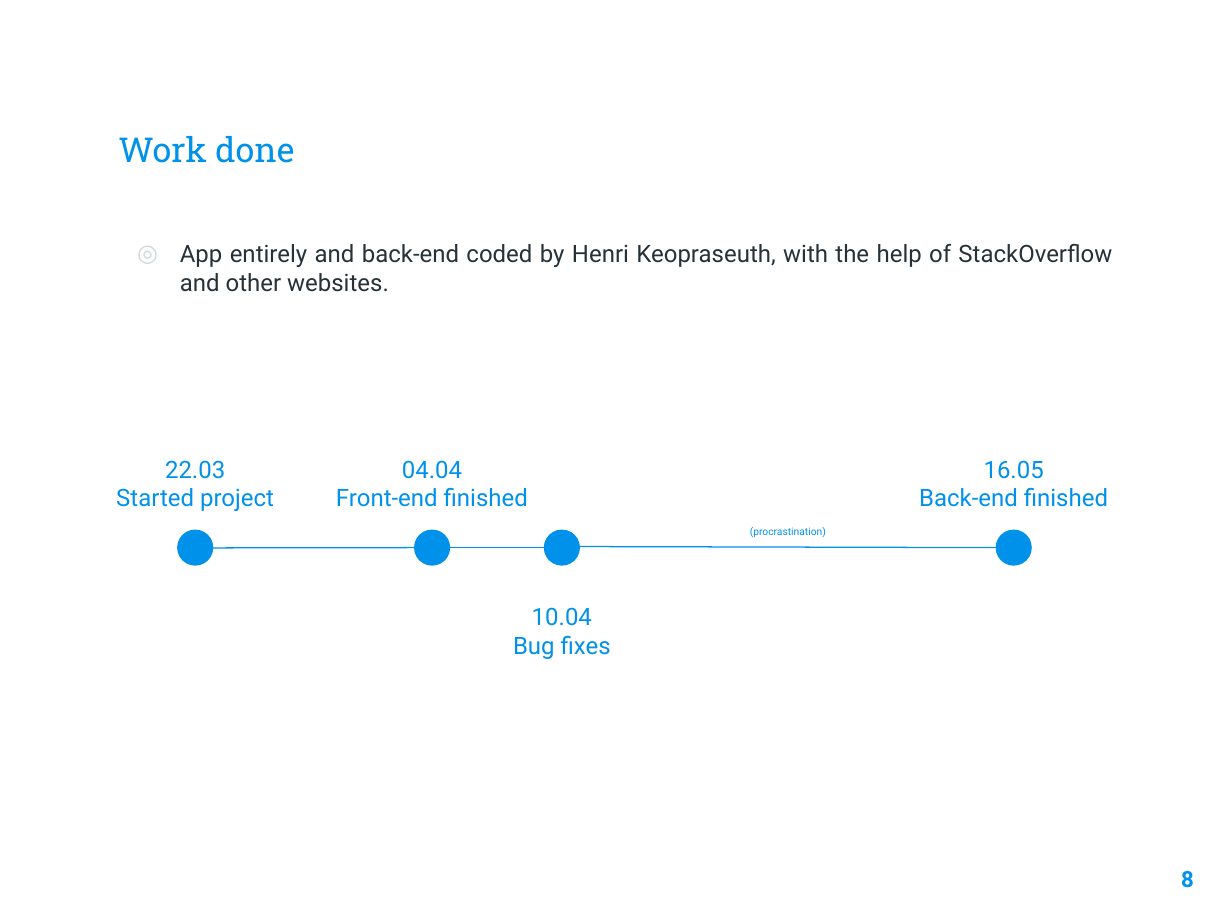
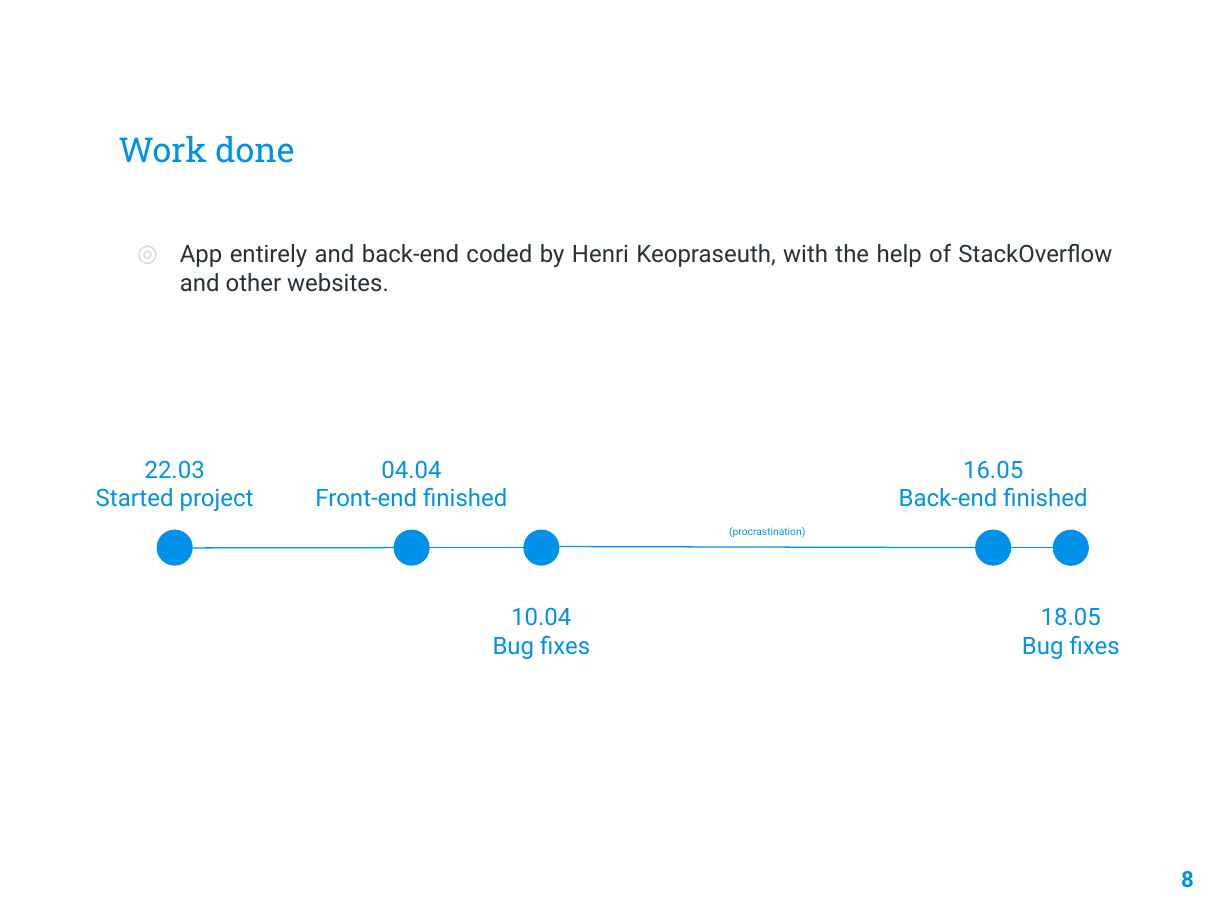
Before and after one commit to hkeopras/Lost-Found, a slide deck: slide 8 of Phase 3/Slides.pptx. Drawn at 1232x924 pixels with LibreOffice and Linux fonts; fonts in the diff are those of the drawing; background and template pictures are left out. Boxes give left, top, right and bottom in pixels: in the first picture for what was removed or moved away, otherwise in the second. Text is boxed around its words. In the diff, an @@ line names an element or a change of style, - is before the commit and + after.

```diff
--- a/Phase 3/Slides.pptx
+++ b/Phase 3/Slides.pptx
@@ ellipse added at <box>1053,530,1088,564</box>, fill #0091EA, outline #0091EA 0.75 pt @@
@@ 5 texts, 4 ellipses, 3 lines: place and size @@
-5 texts, 4 ellipses, 3 lines at <box>116,460,1108,659</box>
+5 texts, 4 ellipses, 3 lines at <box>96,460,1087,659</box>
@@ line added from (1010, 548) to (1053, 548), #0091EA 0.75 pt @@
@@ text added at <box>1022,607,1120,659</box>, 14 pt, text #0091EA @@
+18.05
+Bug fixes
```
Also in this commit, not shown: 3 other slides changed.
